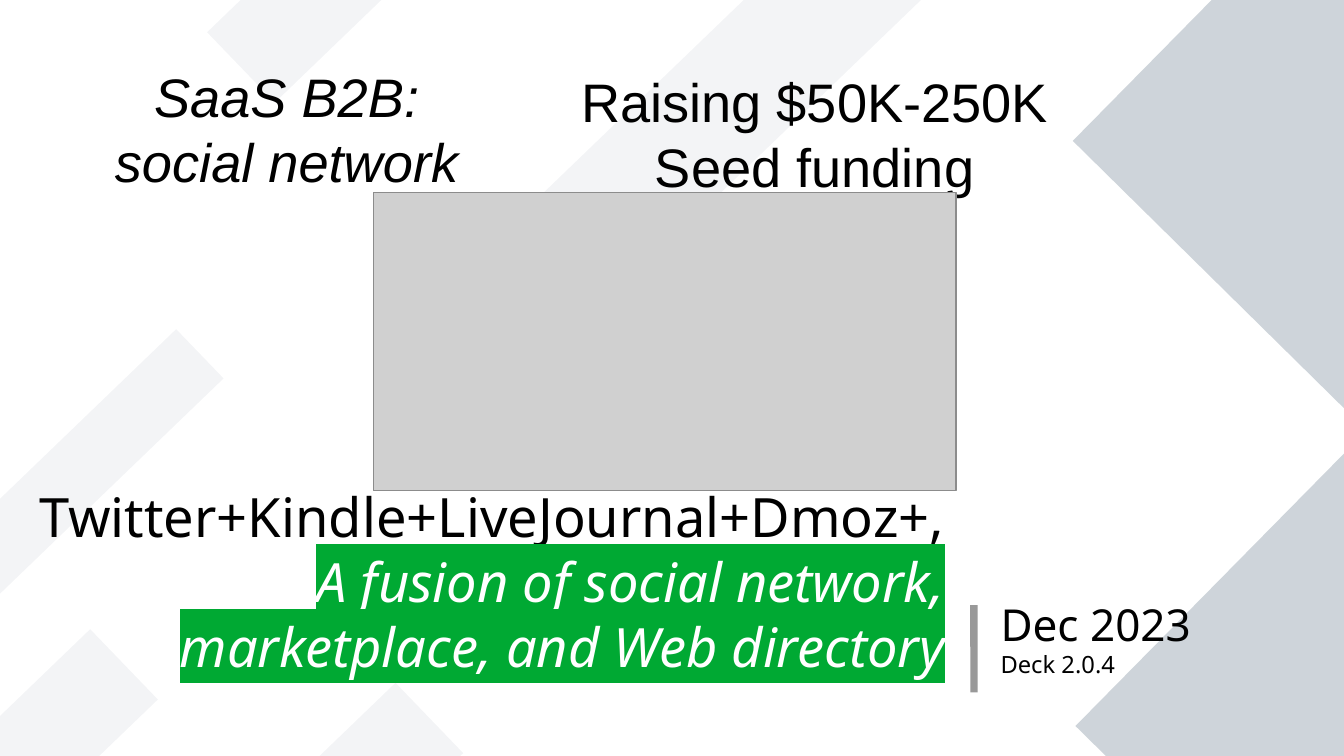
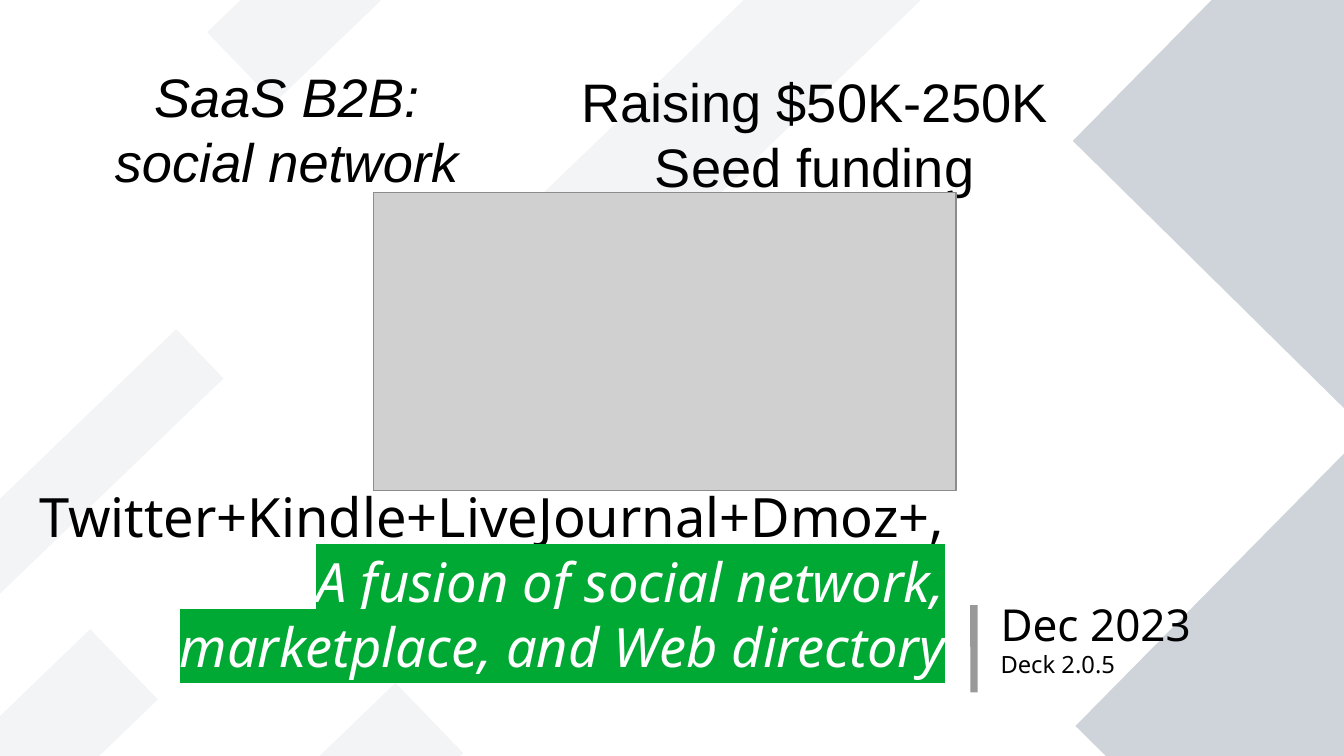
Before and after one commit to vporton/zondirectory2, a slide deck: slide 1 of docs/presentation.odp. Drawn at 1344x756 pixels with LibreOffice and Linux fonts; fonts in the diff are those of the drawing; grey boxes stand for pictures. Boxes give left, top, right and bottom in pixels: in the first picture for what was removed or moved away, otherwise in the second. Text is boxed around its words. In the diff, an @@ line names an element or a change of style, - is before the commit and + after.

```diff
--- a/docs/presentation.odp
+++ b/docs/presentation.odp
@@ text at [1001, 655, 1114, 674]: text changed @@
-Deck 2.0.4
+Deck 2.0.5
```
Also in this commit, not shown: 5 other slides changed.
